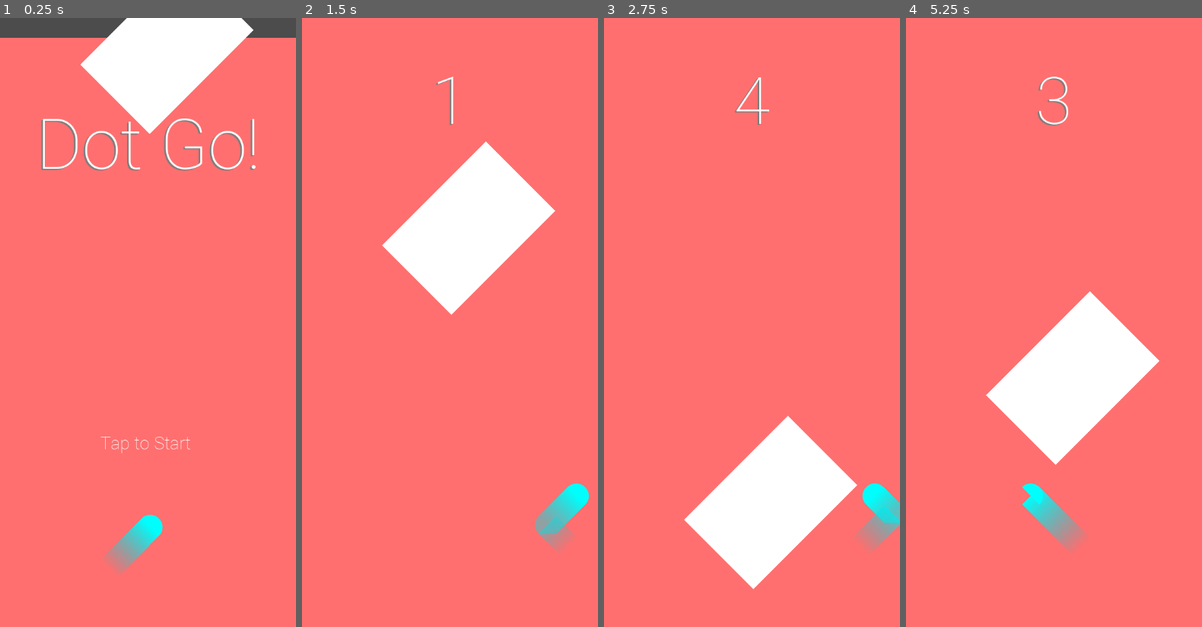
Above: before the commit, frames 1-4 (left to right).
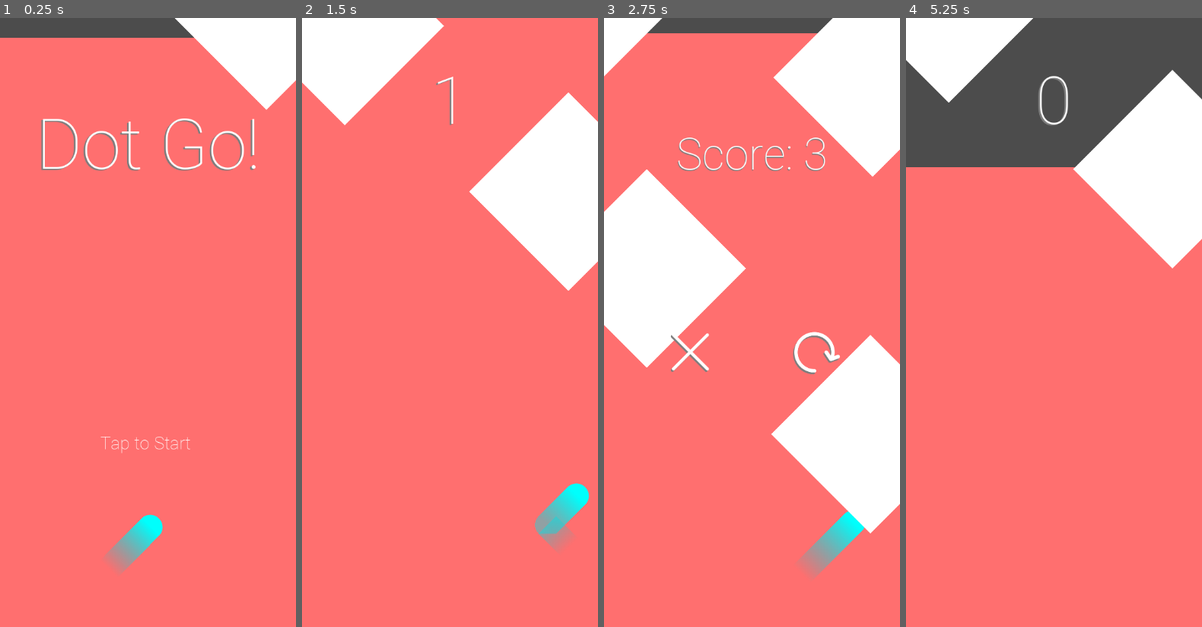
Above: after the commit, the same moments.

Repository: Arivval/Game-Project
Game: Godot game, scene res://main_scene.tscn
Same seed, same stepped clock (60 frames per second), same inputs: the game is played once before the commit and once after it.
Inputs (mouse positions are in pixels of both pictures, inside the frame that each line leads up to):
- Up to frame 1 (0.25 s): no input
- Up to frame 2 (1.5 s): click "Tap to Start" at 0.5 s; tap Space (switch_direction) at 1.35 s
- Up to frame 3 (2.75 s): tap Space (switch_direction) at 2.1 s
- Up to frame 4 (5.25 s): click (1116, 352) at 2.77 s; click (1116, 352) at 3.52 s; tap Space (switch_direction) at 4.35 s; click (1116, 352) at 5.02 s

The runs differ from the first frame. In frame 1, 7.7% of the frame differs, in the area x 27-100%, y 0-19%; in frame 2, 18%; in frame 3, 35%; in frame 4, 38%, in the area x 0-100%, y 0-88%.

Commit message:
added first level design

Diff:
--- a/main_scene.tscn
+++ b/main_scene.tscn
@@ -40,7 +40,7 @@
 font_data = ExtResource( 3 )
 
 [sub_resource type="RectangleShape2D" id=9]
-extents = Vector2( 89.7661, 133.624 )
+extents = Vector2( 128, 128 )
 
 [node name="Node2D" type="Node2D"]
 script = ExtResource( 4 )
@@ -294,21 +294,537 @@
 [node name="Obstacles" type="Node2D" parent="."]
 
 [node name="Obstacle" type="Area2D" parent="Obstacles"]
-position = Vector2( 203.169, -614.258 )
+position = Vector2( 488.104, -49.3305 )
 rotation = 0.785398
 __meta__ = {
 "_edit_group_": true
 }
 
 [node name="CollisionShape2D" type="CollisionShape2D" parent="Obstacles/Obstacle"]
-position = Vector2( 520, 374 )
 shape = SubResource( 9 )
 
 [node name="ColorRect" type="ColorRect" parent="Obstacles/Obstacle"]
-margin_left = 430.0
-margin_top = 240.0
-margin_right = 609.0
-margin_bottom = 508.0
+margin_left = -128.0
+margin_top = -128.0
+margin_right = 128.0
+margin_bottom = 128.0
+__meta__ = {
+"_edit_use_anchors_": false
+}
+
+[node name="Obstacle2" type="Area2D" parent="Obstacles"]
+position = Vector2( 80.0703, -351.307 )
+rotation = 0.785398
+__meta__ = {
+"_edit_group_": true
+}
+
+[node name="CollisionShape2D" type="CollisionShape2D" parent="Obstacles/Obstacle2"]
+shape = SubResource( 9 )
+
+[node name="ColorRect" type="ColorRect" parent="Obstacles/Obstacle2"]
+margin_left = -128.0
+margin_top = -128.0
+margin_right = 128.0
+margin_bottom = 128.0
+__meta__ = {
+"_edit_use_anchors_": false
+}
+
+[node name="Obstacle3" type="Area2D" parent="Obstacles"]
+position = Vector2( 492.151, -699.43 )
+rotation = 0.785398
+__meta__ = {
+"_edit_group_": true
+}
+
+[node name="CollisionShape2D" type="CollisionShape2D" parent="Obstacles/Obstacle3"]
+shape = SubResource( 9 )
+
+[node name="ColorRect" type="ColorRect" parent="Obstacles/Obstacle3"]
+margin_left = -128.0
+margin_top = -128.0
+margin_right = 128.0
+margin_bottom = 128.0
+__meta__ = {
+"_edit_use_anchors_": false
+}
+
+[node name="Obstacle4" type="Area2D" parent="Obstacles"]
+position = Vector2( 58.3702, -938.618 )
+rotation = 0.785398
+scale = Vector2( 1, 2 )
+__meta__ = {
+"_edit_group_": true
+}
+
+[node name="CollisionShape2D" type="CollisionShape2D" parent="Obstacles/Obstacle4"]
+shape = SubResource( 9 )
+
+[node name="ColorRect" type="ColorRect" parent="Obstacles/Obstacle4"]
+margin_left = -128.0
+margin_top = -128.0
+margin_right = 128.0
+margin_bottom = 128.0
+__meta__ = {
+"_edit_use_anchors_": false
+}
+
+[node name="Obstacle5" type="Area2D" parent="Obstacles"]
+position = Vector2( 438.389, -1372.6 )
+rotation = 0.785398
+scale = Vector2( 2, 1 )
+__meta__ = {
+"_edit_group_": true
+}
+
+[node name="CollisionShape2D" type="CollisionShape2D" parent="Obstacles/Obstacle5"]
+shape = SubResource( 9 )
+
+[node name="ColorRect" type="ColorRect" parent="Obstacles/Obstacle5"]
+margin_left = -128.0
+margin_top = -128.0
+margin_right = 128.0
+margin_bottom = 128.0
+__meta__ = {
+"_edit_use_anchors_": false
+}
+
+[node name="Obstacle7" type="Area2D" parent="Obstacles"]
+position = Vector2( 89.2673, -2128.44 )
+rotation = 0.785398
+scale = Vector2( 1, 2 )
+__meta__ = {
+"_edit_group_": true
+}
+
+[node name="CollisionShape2D" type="CollisionShape2D" parent="Obstacles/Obstacle7"]
+shape = SubResource( 9 )
+
+[node name="ColorRect" type="ColorRect" parent="Obstacles/Obstacle7"]
+margin_left = -128.0
+margin_top = -128.0
+margin_right = 128.0
+margin_bottom = 128.0
+__meta__ = {
+"_edit_use_anchors_": false
+}
+
+[node name="Obstacle8" type="Area2D" parent="Obstacles"]
+position = Vector2( 597.081, -2638.61 )
+rotation = 0.785398
+scale = Vector2( 1, 2 )
+__meta__ = {
+"_edit_group_": true
+}
+
+[node name="CollisionShape2D" type="CollisionShape2D" parent="Obstacles/Obstacle8"]
+shape = SubResource( 9 )
+
+[node name="ColorRect" type="ColorRect" parent="Obstacles/Obstacle8"]
+margin_left = -128.0
+margin_top = -128.0
+margin_right = 128.0
+margin_bottom = 128.0
+__meta__ = {
+"_edit_use_anchors_": false
+}
+
+[node name="Obstacle9" type="Area2D" parent="Obstacles"]
+position = Vector2( 85.7409, -2751.46 )
+rotation = 0.785398
+scale = Vector2( 1, 2 )
+__meta__ = {
+"_edit_group_": true
+}
+
+[node name="CollisionShape2D" type="CollisionShape2D" parent="Obstacles/Obstacle9"]
+shape = SubResource( 9 )
+
+[node name="ColorRect" type="ColorRect" parent="Obstacles/Obstacle9"]
+margin_left = -128.0
+margin_top = -128.0
+margin_right = 128.0
+margin_bottom = 128.0
+__meta__ = {
+"_edit_use_anchors_": false
+}
+
+[node name="Obstacle10" type="Area2D" parent="Obstacles"]
+position = Vector2( -1.74005, -3449.77 )
+rotation = 0.785398
+scale = Vector2( 2, 2 )
+__meta__ = {
+"_edit_group_": true
+}
+
+[node name="CollisionShape2D" type="CollisionShape2D" parent="Obstacles/Obstacle10"]
+shape = SubResource( 9 )
+
+[node name="ColorRect" type="ColorRect" parent="Obstacles/Obstacle10"]
+margin_left = -128.0
+margin_top = -128.0
+margin_right = 128.0
+margin_bottom = 128.0
+__meta__ = {
+"_edit_use_anchors_": false
+}
+
+[node name="Obstacle11" type="Area2D" parent="Obstacles"]
+position = Vector2( 811.715, -3850.33 )
+rotation = 0.785398
+scale = Vector2( 2, 2 )
+__meta__ = {
+"_edit_group_": true
+}
+
+[node name="CollisionShape2D" type="CollisionShape2D" parent="Obstacles/Obstacle11"]
+shape = SubResource( 9 )
+
+[node name="ColorRect" type="ColorRect" parent="Obstacles/Obstacle11"]
+margin_left = -128.0
+margin_top = -128.0
+margin_right = 128.0
+margin_bottom = 128.0
+__meta__ = {
+"_edit_use_anchors_": false
+}
+
+[node name="Obstacle12" type="Area2D" parent="Obstacles"]
+position = Vector2( -229.022, -4304 )
+rotation = 0.785398
+scale = Vector2( 2, 2 )
+__meta__ = {
+"_edit_group_": true
+}
+
+[node name="CollisionShape2D" type="CollisionShape2D" parent="Obstacles/Obstacle12"]
+shape = SubResource( 9 )
+
+[node name="ColorRect" type="ColorRect" parent="Obstacles/Obstacle12"]
+margin_left = -128.0
+margin_top = -128.0
+margin_right = 128.0
+margin_bottom = 128.0
+__meta__ = {
+"_edit_use_anchors_": false
+}
+
+[node name="Obstacle13" type="Area2D" parent="Obstacles"]
+position = Vector2( 815.255, -4535.24 )
+rotation = 0.785398
+scale = Vector2( 2, 2 )
+__meta__ = {
+"_edit_group_": true
+}
+
+[node name="CollisionShape2D" type="CollisionShape2D" parent="Obstacles/Obstacle13"]
+shape = SubResource( 9 )
+
+[node name="ColorRect" type="ColorRect" parent="Obstacles/Obstacle13"]
+margin_left = -128.0
+margin_top = -128.0
+margin_right = 128.0
+margin_bottom = 128.0
+__meta__ = {
+"_edit_use_anchors_": false
+}
+
+[node name="Obstacle14" type="Area2D" parent="Obstacles"]
+position = Vector2( -11.2375, -4853.8 )
+rotation = 0.785398
+scale = Vector2( 2, 2 )
+__meta__ = {
+"_edit_group_": true
+}
+
+[node name="CollisionShape2D" type="CollisionShape2D" parent="Obstacles/Obstacle14"]
+shape = SubResource( 9 )
+
+[node name="ColorRect" type="ColorRect" parent="Obstacles/Obstacle14"]
+margin_left = -128.0
+margin_top = -128.0
+margin_right = 128.0
+margin_bottom = 128.0
+__meta__ = {
+"_edit_use_anchors_": false
+}
+
+[node name="Obstacle15" type="Area2D" parent="Obstacles"]
+position = Vector2( 827.643, -5025.47 )
+rotation = 0.785398
+scale = Vector2( 2, 2 )
+__meta__ = {
+"_edit_group_": true
+}
+
+[node name="CollisionShape2D" type="CollisionShape2D" parent="Obstacles/Obstacle15"]
+shape = SubResource( 9 )
+
+[node name="ColorRect" type="ColorRect" parent="Obstacles/Obstacle15"]
+margin_left = -128.0
+margin_top = -128.0
+margin_right = 128.0
+margin_bottom = 128.0
+__meta__ = {
+"_edit_use_anchors_": false
+}
+
+[node name="Obstacle16" type="Area2D" parent="Obstacles"]
+position = Vector2( -0.618652, -5296.25 )
+rotation = 0.785398
+scale = Vector2( 2, 2 )
+__meta__ = {
+"_edit_group_": true
+}
+
+[node name="CollisionShape2D" type="CollisionShape2D" parent="Obstacles/Obstacle16"]
+shape = SubResource( 9 )
+
+[node name="ColorRect" type="ColorRect" parent="Obstacles/Obstacle16"]
+margin_left = -128.0
+margin_top = -128.0
+margin_right = 128.0
+margin_bottom = 128.0
+__meta__ = {
+"_edit_use_anchors_": false
+}
+
+[node name="Obstacle17" type="Area2D" parent="Obstacles"]
+position = Vector2( -174.894, -6518.59 )
+rotation = 0.785398
+scale = Vector2( 2, 2 )
+__meta__ = {
+"_edit_group_": true
+}
+
+[node name="CollisionShape2D" type="CollisionShape2D" parent="Obstacles/Obstacle17"]
+shape = SubResource( 9 )
+
+[node name="ColorRect" type="ColorRect" parent="Obstacles/Obstacle17"]
+margin_left = -128.0
+margin_top = -128.0
+margin_right = 128.0
+margin_bottom = 128.0
+__meta__ = {
+"_edit_use_anchors_": false
+}
+
+[node name="Obstacle19" type="Area2D" parent="Obstacles"]
+position = Vector2( -132.232, -6883.04 )
+rotation = 0.785398
+scale = Vector2( 2, 2 )
+__meta__ = {
+"_edit_group_": true
+}
+
+[node name="CollisionShape2D" type="CollisionShape2D" parent="Obstacles/Obstacle19"]
+shape = SubResource( 9 )
+
+[node name="ColorRect" type="ColorRect" parent="Obstacles/Obstacle19"]
+margin_left = -128.0
+margin_top = -128.0
+margin_right = 128.0
+margin_bottom = 128.0
+__meta__ = {
+"_edit_use_anchors_": false
+}
+
+[node name="Obstacle20" type="Area2D" parent="Obstacles"]
+position = Vector2( 673.473, -6884.04 )
+rotation = 0.785398
+scale = Vector2( 2, 2 )
+__meta__ = {
+"_edit_group_": true
+}
+
+[node name="CollisionShape2D" type="CollisionShape2D" parent="Obstacles/Obstacle20"]
+shape = SubResource( 9 )
+
+[node name="ColorRect" type="ColorRect" parent="Obstacles/Obstacle20"]
+margin_left = -128.0
+margin_top = -128.0
+margin_right = 128.0
+margin_bottom = 128.0
+__meta__ = {
+"_edit_use_anchors_": false
+}
+
+[node name="Obstacle21" type="Area2D" parent="Obstacles"]
+position = Vector2( 87.5458, -7569.47 )
+rotation = 0.785398
+scale = Vector2( 2, 1 )
+__meta__ = {
+"_edit_group_": true
+}
+
+[node name="CollisionShape2D" type="CollisionShape2D" parent="Obstacles/Obstacle21"]
+shape = SubResource( 9 )
+
+[node name="ColorRect" type="ColorRect" parent="Obstacles/Obstacle21"]
+margin_left = -128.0
+margin_top = -128.0
+margin_right = 128.0
+margin_bottom = 128.0
+__meta__ = {
+"_edit_use_anchors_": false
+}
+
+[node name="Obstacle22" type="Area2D" parent="Obstacles"]
+position = Vector2( 385.627, -7742.21 )
+rotation = 0.785398
+scale = Vector2( 2, 1 )
+__meta__ = {
+"_edit_group_": true
+}
+
+[node name="CollisionShape2D" type="CollisionShape2D" parent="Obstacles/Obstacle22"]
+shape = SubResource( 9 )
+
+[node name="ColorRect" type="ColorRect" parent="Obstacles/Obstacle22"]
+margin_left = -128.0
+margin_top = -128.0
+margin_right = 128.0
+margin_bottom = 128.0
+__meta__ = {
+"_edit_use_anchors_": false
+}
+
+[node name="Obstacle23" type="Area2D" parent="Obstacles"]
+position = Vector2( 89.7494, -8116 )
+rotation = 0.785398
+scale = Vector2( 1, 2 )
+__meta__ = {
+"_edit_group_": true
+}
+
+[node name="CollisionShape2D" type="CollisionShape2D" parent="Obstacles/Obstacle23"]
+shape = SubResource( 9 )
+
+[node name="ColorRect" type="ColorRect" parent="Obstacles/Obstacle23"]
+margin_left = -128.0
+margin_top = -128.0
+margin_right = 128.0
+margin_bottom = 128.0
+__meta__ = {
+"_edit_use_anchors_": false
+}
+
+[node name="Obstacle24" type="Area2D" parent="Obstacles"]
+position = Vector2( 618.663, -8467.16 )
+rotation = 0.785398
+scale = Vector2( 1, 2 )
+__meta__ = {
+"_edit_group_": true
+}
+
+[node name="CollisionShape2D" type="CollisionShape2D" parent="Obstacles/Obstacle24"]
+shape = SubResource( 9 )
+
+[node name="ColorRect" type="ColorRect" parent="Obstacles/Obstacle24"]
+margin_left = -128.0
+margin_top = -128.0
+margin_right = 128.0
+margin_bottom = 128.0
+__meta__ = {
+"_edit_use_anchors_": false
+}
+
+[node name="Obstacle25" type="Area2D" parent="Obstacles"]
+position = Vector2( 89.1434, -8469.07 )
+rotation = 0.785398
+scale = Vector2( 1, 2 )
+__meta__ = {
+"_edit_group_": true
+}
+
+[node name="CollisionShape2D" type="CollisionShape2D" parent="Obstacles/Obstacle25"]
+shape = SubResource( 9 )
+
+[node name="ColorRect" type="ColorRect" parent="Obstacles/Obstacle25"]
+margin_left = -128.0
+margin_top = -128.0
+margin_right = 128.0
+margin_bottom = 128.0
+__meta__ = {
+"_edit_use_anchors_": false
+}
+
+[node name="Obstacle26" type="Area2D" parent="Obstacles"]
+position = Vector2( 366.146, -9125.2 )
+rotation = 0.785398
+scale = Vector2( 1, 2 )
+__meta__ = {
+"_edit_group_": true
+}
+
+[node name="CollisionShape2D" type="CollisionShape2D" parent="Obstacles/Obstacle26"]
+shape = SubResource( 9 )
+
+[node name="ColorRect" type="ColorRect" parent="Obstacles/Obstacle26"]
+margin_left = -128.0
+margin_top = -128.0
+margin_right = 128.0
+margin_bottom = 128.0
+__meta__ = {
+"_edit_use_anchors_": false
+}
+
+[node name="Obstacle27" type="Area2D" parent="Obstacles"]
+position = Vector2( 262.36, -9745.35 )
+rotation = 0.785398
+__meta__ = {
+"_edit_group_": true
+}
+
+[node name="CollisionShape2D" type="CollisionShape2D" parent="Obstacles/Obstacle27"]
+shape = SubResource( 9 )
+
+[node name="ColorRect" type="ColorRect" parent="Obstacles/Obstacle27"]
+margin_left = -128.0
+margin_top = -128.0
+margin_right = 128.0
+margin_bottom = 128.0
+__meta__ = {
+"_edit_use_anchors_": false
+}
+
+[node name="Obstacle18" type="Area2D" parent="Obstacles"]
+position = Vector2( 710.721, -6513.94 )
+rotation = 0.785398
+scale = Vector2( 2, 2 )
+__meta__ = {
+"_edit_group_": true
+}
+
+[node name="CollisionShape2D" type="CollisionShape2D" parent="Obstacles/Obstacle18"]
+shape = SubResource( 9 )
+
+[node name="ColorRect" type="ColorRect" parent="Obstacles/Obstacle18"]
+margin_left = -128.0
+margin_top = -128.0
+margin_right = 128.0
+margin_bottom = 128.0
+__meta__ = {
+"_edit_use_anchors_": false
+}
+
+[node name="Obstacle6" type="Area2D" parent="Obstacles"]
+position = Vector2( 438.389, -1372.6 )
+rotation = 0.785398
+scale = Vector2( 2, 1 )
+__meta__ = {
+"_edit_group_": true
+}
+
+[node name="CollisionShape2D" type="CollisionShape2D" parent="Obstacles/Obstacle6"]
+shape = SubResource( 9 )
+
+[node name="ColorRect" type="ColorRect" parent="Obstacles/Obstacle6"]
+margin_left = -128.0
+margin_top = -128.0
+margin_right = 128.0
+margin_bottom = 128.0
 __meta__ = {
 "_edit_use_anchors_": false
 }
